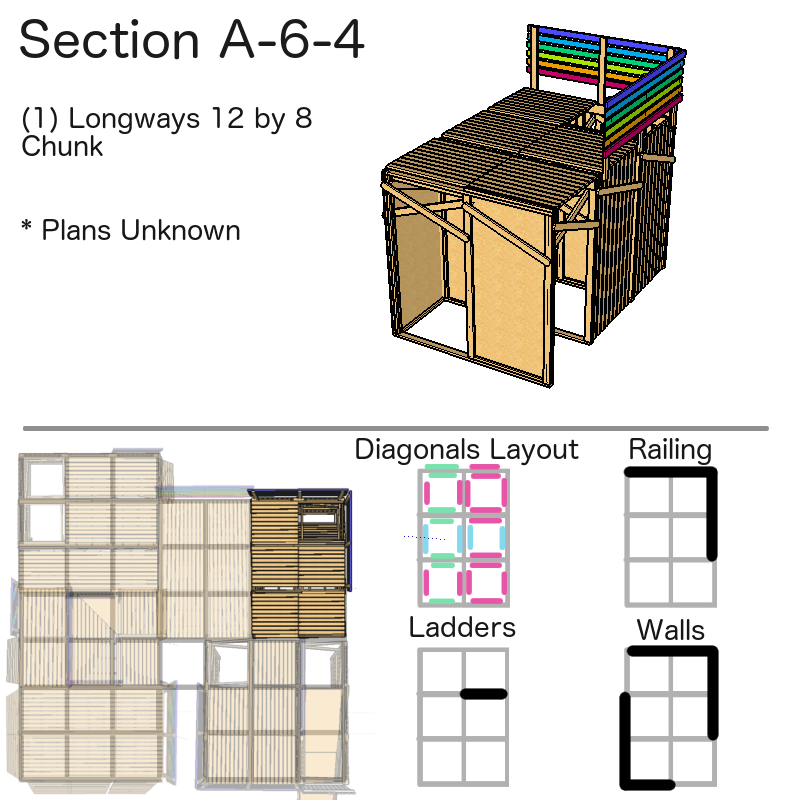
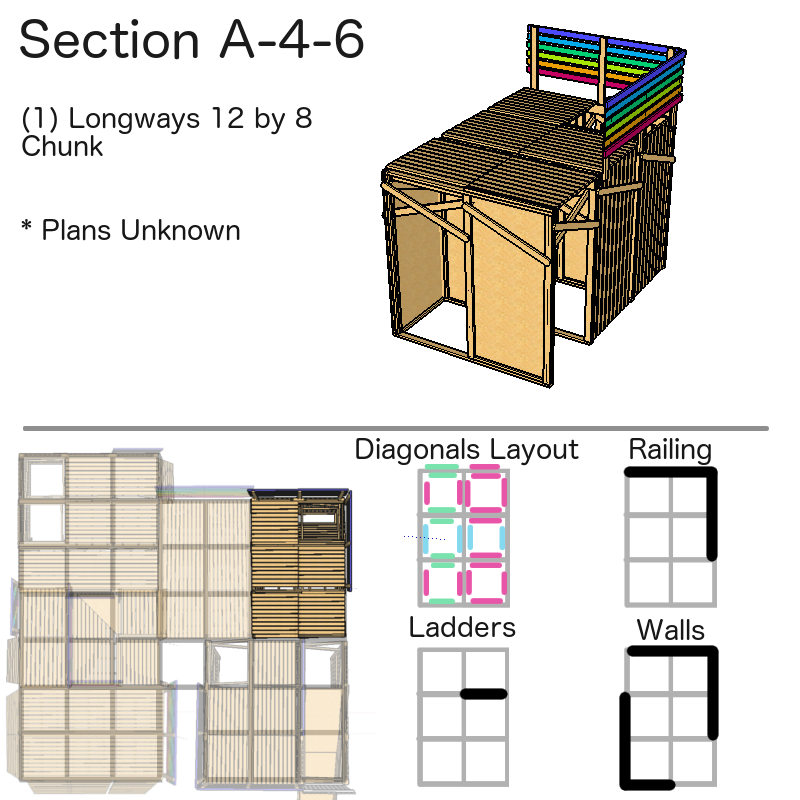
The second 800 x 800 image is a revision of the first. Changes to its layers:
renamed "Section A-6-4" to "Section A-4-6", painted on it over 279, 19, 365, 58
